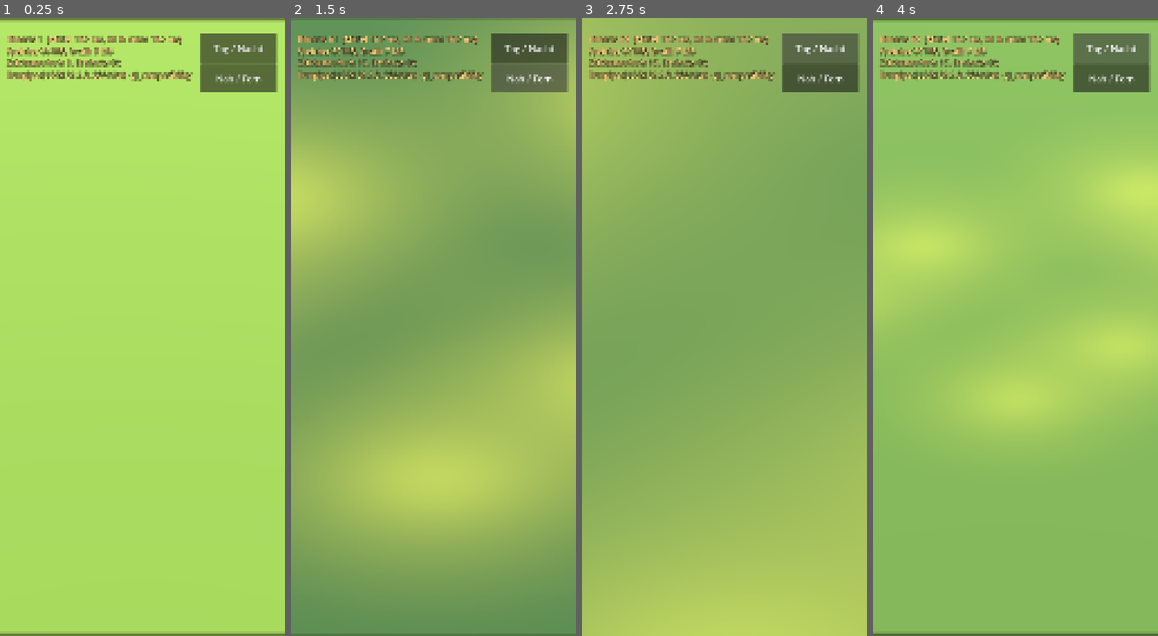
Above: before the commit, frames 1-4 (left to right).
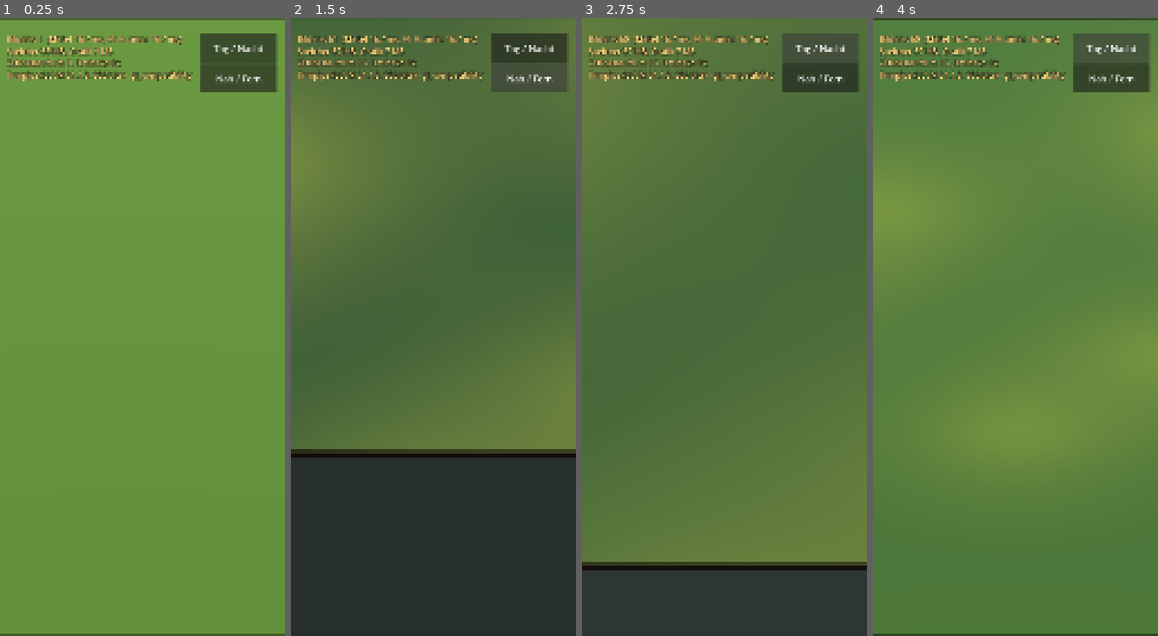
Above: after the commit, the same moments.

Repository: tramour-cmyk/androidapp_rpg_bornim
Game: Godot game, scene res://main.tscn
Same seed, same stepped clock (60 frames per second), same inputs: the game is played once before the commit and once after it.
Inputs:
- Up to frame 1 (0.25 s): no input
- Up to frame 2 (1.5 s): click "Tag / Nacht" at 0.5 s; click "Nah / Fern" at 1.25 s
- Up to frame 3 (2.75 s): click "Tag / Nacht" at 2 s
- Up to frame 4 (4 s): click "Nah / Fern" at 2.75 s; click "Tag / Nacht" at 3.5 s

The runs differ from the first frame. In frame 1, 99% of the frame differs, in the area x 0-100%, y 0-100%; in frame 2, 97%; in frame 3, 97%; in frame 4, 98%.
Error in both runs: Cannot call method 'add_child' on a null value. (res://main.gd:198)

Commit message:
348.4: Nahstufe schneidet Vordergrund, kein Glanz, Held ungekürzt, Waldrand

Diff:
--- a/tools/godot348/main.gd
+++ b/tools/godot348/main.gd
@@ -4,7 +4,7 @@
 # Modelle kommen als glTF (Zentimeter) und werden zur Laufzeit geladen (daten/*.bin), Look als Shader (toon, tusche).
 
 const S := 0.01                       # Zentimeter -> Meter
-const FERN := 13.0                    # Bildbreite in Metern (Gebietskarte, etwa acht Kacheln quer)
+const FERN := 9.0                     # Bildbreite in Metern (Gebietskarte, etwa sechs Kacheln quer)
 const NAH := 3.4                      # Nahstufe: Gesicht und Haende
 const TEMPO := 1.08 * 1.4             # m/s; Gehen wird gleich schneller abgespielt, die Fuesse gleiten nicht
 
@@ -49,7 +49,7 @@
 	pm.size = Vector2(120, 120)
 	wiese.mesh = pm
 	var wm := StandardMaterial3D.new()
-	wm.albedo_color = Color(0.34, 0.45, 0.21)
+	wm.albedo_color = Color(0.2, 0.3, 0.13)     # Waldrand ausserhalb der Karte
 	wm.roughness = 1.0
 	wiese.material_override = wm
 	wiese.position = Vector3(float(info["spalten"]) * ts / 2, -0.03, float(info["zeilen"]) * ts / 2)
@@ -266,6 +266,7 @@
 	var want := target + cam.global_basis.z * 40.0
 	cam.position = cam.position.lerp(want, k)
 	cam.size = lerpf(cam.size, zoom, k)
+	cam.near = 37.0 if near else 0.5      # Nahstufe: alles, was mehr als 3 m vor dem Helden steht (Daecher), wegschneiden
 
 # ---------------------------------------------------------------- Bedienung
 func setup_hud() -> void:
--- a/tools/godot348/toon.gdshader
+++ b/tools/godot348/toon.gdshader
@@ -21,6 +21,8 @@
 void fragment() {
 	ALBEDO = COLOR.a < 0.5 ? cobble(COLOR.rgb, wpos.xz) : COLOR.rgb;
 	ROUGHNESS = 1.0;
+	SPECULAR = 0.0;      // kein Glanz aus der Umgebung (sonst Plastik)
+	METALLIC = 0.0;
 	EMISSION = glow_col * glow;
 }
 void light() {
Not shown, changed: tools/blender348/v3/dorf.py
Not shown, changed: tools/blender348/v3/rig.py
